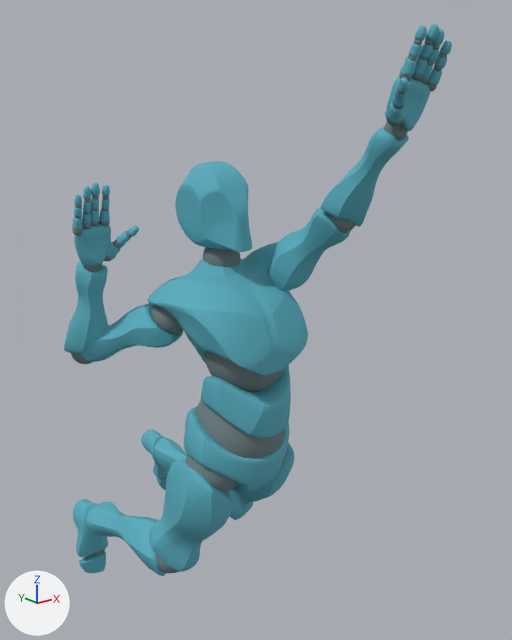
Renders of the glTF model public/models/player-spike.glb from each side of a commit.
Before and after are seen from a 50 mm lens placed at (-1.15, -1.53, 1.97), pointed at (0.12, 0.06, 1.34). Lighting does not change. The marker at lower left points along +X, +Y and +Z. The first picture is the older version. Vertices at exactly the same position are counted once.

In view in the first picture: 'Alpha_Joints', 'Alpha_Surface'.
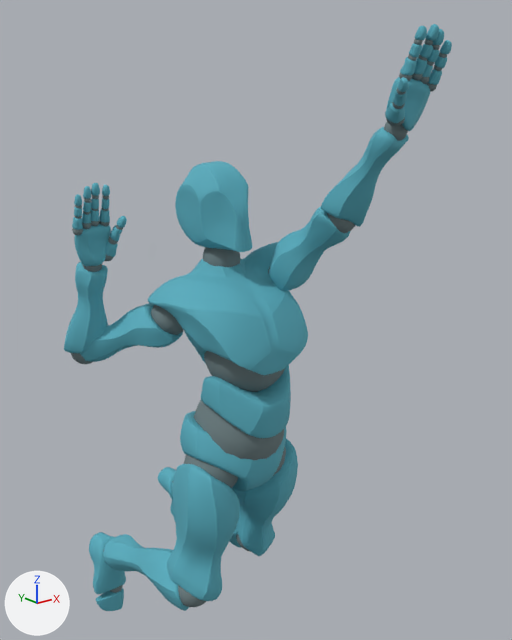
The newer file is also turned or shifted as a whole; pictures and numbers use the older file's frame.

Pixel boxes [x1, y1, x2, y2] of what changed, in the pictures (512 x 640 px; the box of a moved part takes in the faces that stretch with it):
'Alpha_Surface', reshaped (6% taller): before [64, 24, 452, 576]; after [64, 24, 452, 611]
'Alpha_Joints', reshaped (6% taller): before [71, 39, 447, 573]; after [71, 39, 447, 607]
part 1 of me_alpha_joints_ncl1_1, moved or reshaped (not visible before): after [236, 534, 251, 552]
part 2 of me_alpha_joints_ncl1_1, moved or reshaped (not visible before): after [273, 447, 286, 476]
part 3 of me_alpha_joints_ncl1_1, moved or reshaped: before [113, 239, 122, 249]; after [108, 237, 118, 245]
part 4 of me_alpha_joints_ncl1_1, moved or reshaped: before [93, 549, 105, 556]; after [110, 585, 123, 593]
part 5 of me_alpha_joints_ncl1_1, moved or reshaped: before [156, 554, 178, 573]; after [178, 585, 206, 607]
part 6 of me_alpha_joints_ncl1_1, moved or reshaped: before [185, 454, 238, 493]; after [184, 454, 238, 488]
part 7 of me_alpha_joints_ncl1_1, moved or reshaped (mostly hidden): before [208, 433, 227, 450]; after [207, 432, 226, 453]
part 8 of me_alpha_surface_ncl1_1, moved or reshaped (not visible afterwards): before [156, 477, 167, 490]
part 9 of me_alpha_surface_ncl1_1, moved or reshaped: before [141, 430, 169, 479]; after [158, 467, 176, 517]
part 10 of me_alpha_surface_ncl1_1, moved or reshaped: before [79, 552, 106, 573]; after [96, 588, 124, 611]
part 11 of me_alpha_surface_ncl1_1, moved or reshaped: before [73, 499, 108, 557]; after [89, 532, 126, 594]
part 12 of me_alpha_surface_ncl1_1, moved or reshaped: before [86, 502, 166, 576]; after [103, 534, 189, 611]
part 13 of me_alpha_surface_ncl1_1, moved or reshaped (mostly hidden afterwards): before [154, 438, 187, 469]; after [171, 483, 241, 548]
part 14 of me_alpha_surface_ncl1_1, moved or reshaped: before [228, 442, 294, 520]; after [232, 439, 298, 556]
part 15 of me_alpha_surface_ncl1_1, moved or reshaped: before [149, 460, 233, 572]; after [167, 464, 240, 601]
part 16 of me_alpha_surface_ncl1_1, moved or reshaped: before [184, 406, 290, 494]; after [180, 411, 287, 492]
part 17 of me_alpha_surface_ncl1_1, moved or reshaped: before [106, 242, 121, 259]; after [105, 241, 118, 257]
part 18 of me_alpha_surface_ncl1_1, moved or reshaped: before [117, 231, 131, 246]; after [110, 225, 122, 241]
part 19 of me_alpha_surface_ncl1_1, moved or reshaped: before [128, 226, 139, 236]; after [117, 216, 127, 228]

Edits to the bpy script that builds the scene:
```text
Change me_alpha_joints_ncl1_1:
    remove me_alpha_joints_ncl1_1.from_pydata(...)  # 10514 vertices, 20840 faces; spans x -0.38..0.23, y -0.5..0.78, z 0.33..2.09
    add me_alpha_joints_ncl1_1.from_pydata(...)  # 10514 vertices, 20840 faces; spans x -0.38..0.22, y -0.5..0.63, z 0.27..2.09
    me_alpha_joints_ncl1_1 part 1: the loose piece of 382 vertices spanning x 0.11..0.23, y 0.2..0.32, z 0.56..0.68 is multiplied about its middle by the matrix ((0.99, 0.001, 0.027), (-0.007, 0.967, 0.213), (-0.027, -0.213, 0.967)), then moved by (-0.01, -0.13, -0.07)
    me_alpha_joints_ncl1_1 part 2: the loose piece of 382 vertices spanning x 0.0..0.17, y -0.08..0.09, z 0.84..1.02 is multiplied about its middle by the matrix ((0.999, -0.001, 0.034), (-0.012, 0.928, 0.373), (-0.032, -0.373, 0.927))
    me_alpha_joints_ncl1_1 part 3: the loose piece of 134 vertices spanning x -0.28..-0.25, y 0.16..0.19, z 1.58..1.61 is moved by (-0.01, 0.01, 0.01)
    me_alpha_joints_ncl1_1 part 4: the loose piece of 382 vertices spanning x -0.21..-0.16, y 0.6..0.65, z 0.33..0.38 is moved by (-0.02, -0.16, -0.06)
    me_alpha_joints_ncl1_1 part 5: the loose piece of 382 vertices spanning x -0.2..-0.08, y 0.11..0.24, z 0.51..0.63 is multiplied about its middle by the matrix ((0.99, 0.0, 0.027), (-0.006, 0.967, 0.212), (-0.027, -0.213, 0.967)), then moved by (-0.01, -0.14, -0.03)
    me_alpha_joints_ncl1_1 part 6: the loose piece of 382 vertices spanning x -0.17..0.0, y -0.08..0.09, z 0.85..1.03 is multiplied about its middle by the matrix ((0.999, -0.001, 0.034), (-0.012, 0.928, 0.373), (-0.032, -0.373, 0.927))
    me_alpha_joints_ncl1_1 part 7: 24 of 10514 vertices moved; they spanned x -0.13..0.13, y -0.07..0.08, z 0.95..1.05 and now span x -0.13..0.13, y -0.07..0.08, z 0.94..1.05; mean shift (0.0, 0.01, 0.0); largest move (-0.11, -0.04, 0.98) -> (-0.11, -0.03, 0.99)
    other edits to the shape of me_alpha_joints_ncl1_1 do not show in these pictures
Change me_alpha_surface_ncl1_1:
    remove me_alpha_surface_ncl1_1.from_pydata(...)  # 17336 vertices, 34480 faces; spans x -0.39..0.26, y -0.52..0.79, z 0.26..2.12
    add me_alpha_surface_ncl1_1.from_pydata(...)  # 17336 vertices, 34480 faces; spans x -0.39..0.25, y -0.52..0.65, z 0.2..2.12
    me_alpha_surface_ncl1_1 part 8: the loose piece of 308 vertices spanning x 0.16..0.26, y 0.73..0.79, z 0.4..0.51 is moved by (-0.01, -0.15, -0.11)
    me_alpha_surface_ncl1_1 part 9: the loose piece of 666 vertices spanning x 0.09..0.24, y 0.67..0.79, z 0.49..0.7 is moved by (-0.01, -0.14, -0.11)
    me_alpha_surface_ncl1_1 part 10: the loose piece of 308 vertices spanning x -0.27..-0.16, y 0.6..0.66, z 0.26..0.34 is moved by (-0.02, -0.16, -0.06)
    me_alpha_surface_ncl1_1 part 11: the loose piece of 666 vertices spanning x -0.27..-0.15, y 0.57..0.69, z 0.35..0.56 is moved by (-0.01, -0.15, -0.06)
    me_alpha_surface_ncl1_1 part 12: the loose piece of 820 vertices spanning x -0.25..-0.09, y 0.16..0.59, z 0.46..0.65 is multiplied about its middle by the matrix ((1.0, 0.001, 0.018), (-0.002, 0.998, 0.06), (-0.018, -0.06, 0.998)), then moved by (-0.01, -0.15, -0.04)
    me_alpha_surface_ncl1_1 part 13: the loose piece of 820 vertices spanning x 0.08..0.23, y 0.26..0.68, z 0.54..0.72 is multiplied about its middle by the matrix ((1.0, 0.001, 0.018), (-0.002, 0.998, 0.06), (-0.018, -0.06, 0.998)), then moved by (-0.01, -0.14, -0.09)
    me_alpha_surface_ncl1_1 part 14: the loose piece of 800 vertices spanning x 0.03..0.22, y -0.06..0.31, z 0.56..0.98 is multiplied about its middle by the matrix ((0.999, 0.0, 0.034), (-0.012, 0.928, 0.372), (-0.032, -0.372, 0.928)), then moved by (-0.01, -0.07, -0.04)
    me_alpha_surface_ncl1_1 part 15: the loose piece of 800 vertices spanning x -0.21..-0.03, y -0.09..0.22, z 0.52..0.97 is multiplied about its middle by the matrix ((0.999, -0.001, 0.034), (-0.011, 0.928, 0.372), (-0.032, -0.372, 0.928)), then moved by (-0.01, -0.07, -0.01)
    me_alpha_surface_ncl1_1 part 16: the loose piece of 628 vertices spanning x -0.17..0.17, y -0.14..0.16, z 0.84..1.1 is multiplied about its middle by the matrix ((0.999, -0.002, 0.018), (-0.009, 0.953, 0.192), (-0.018, -0.141, 0.947)), then moved by (0.0, 0.01, 0.0)
    me_alpha_surface_ncl1_1 part 17: the loose piece of 172 vertices spanning x -0.3..-0.25, y 0.17..0.22, z 1.55..1.6 is moved by (0.0, 0.0, 0.01)
    me_alpha_surface_ncl1_1 part 18: the loose piece of 172 vertices spanning x -0.27..-0.24, y 0.14..0.18, z 1.59..1.63 is moved by (-0.01, 0.01, 0.02)
    me_alpha_surface_ncl1_1 part 19: the loose piece of 172 vertices spanning x -0.25..-0.23, y 0.12..0.15, z 1.62..1.65 is moved by (-0.02, 0.02, 0.02)
```
